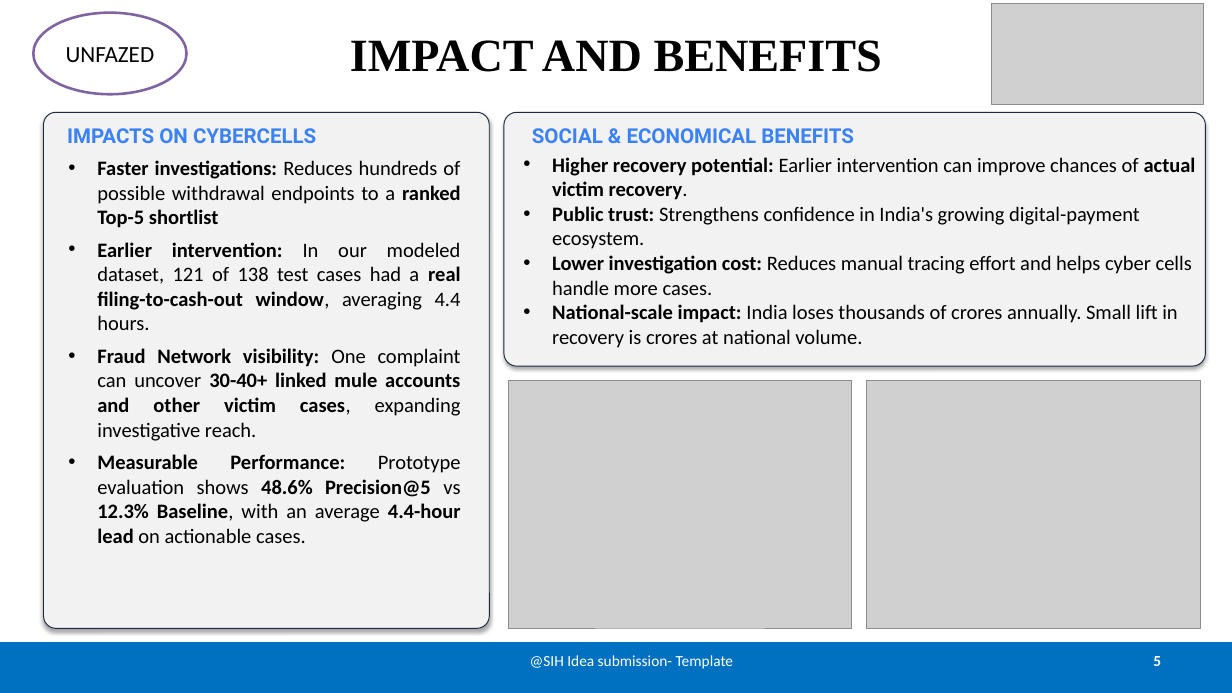
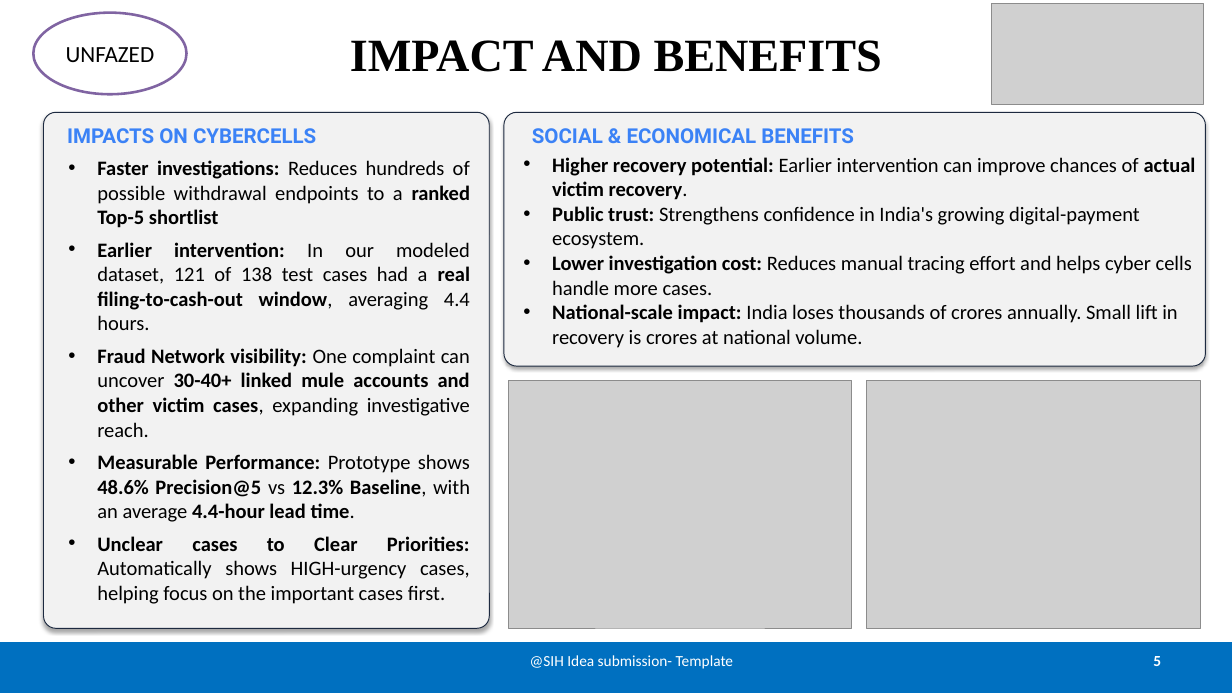
Before and after one commit to iamNVN/SIH-VIGILANCE, a slide deck: slide 5 of SIH2026 PPT.pptx. Drawn at 1232x693 pixels with LibreOffice and Linux fonts; fonts in the diff are those of the drawing; grey boxes stand for pictures. Boxes give left, top, right and bottom in pixels: in the first picture for what was removed or moved away, otherwise in the second. Text is boxed around its words. In the diff, an @@ line names an element or a change of style, - is before the commit and + after.

```diff
--- a/SIH2026 PPT.pptx
+++ b/SIH2026 PPT.pptx
@@ text at (97,454,470,604): text changed; bold off @@
-• Measurable Performance: Prototype evaluation shows 48.6% Precision@5 vs 12.3% Baseline, with an average 4.4-hour lead on actionable cases.
+• Measurable Performance: Prototype shows 48.6% Precision@5 vs 12.3% Baseline, with an average 4.4-hour lead time.
+• Unclear cases to Clear Priorities: Automatically shows HIGH-urgency cases, helping focus on the important cases first.
```
Also in this commit, not shown: 3 other slides changed, 1 slide removed, 28 other files.
